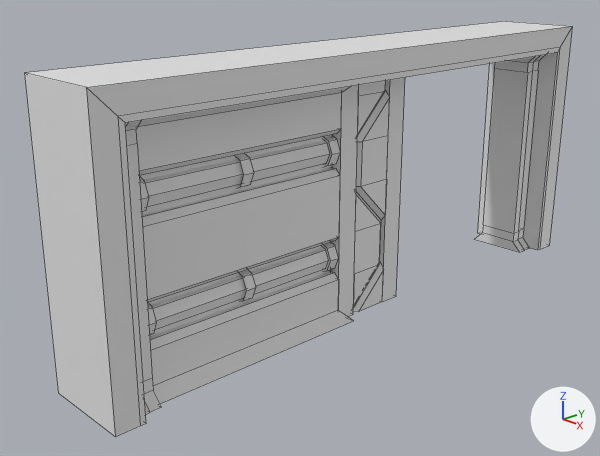
One commit to the Blender file blender_saves/doors/crimdoorlarge.blend: the scene before it, then after it.
Rendered twice from a camera (50 mm lens) standing at (6.1, -6.59, 4.02) and looking at (-0.3, -0.57, 1.01). The axes (+X, +Y, +Z) are drawn at lower right. The lights are the same throughout. The picture after the commit comes second. Mesh edges are drawn as thin lines.
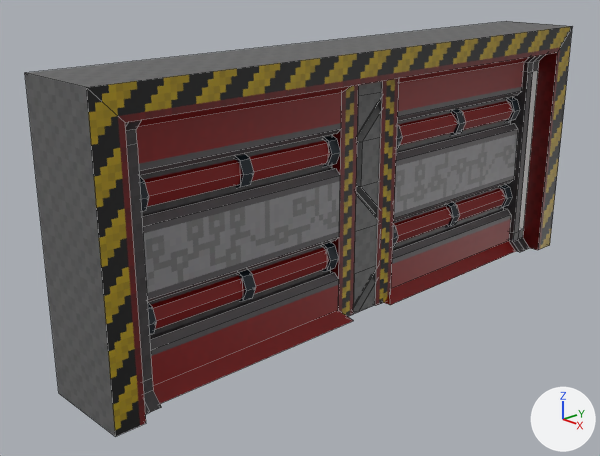
Not visible in the pictures: 'Plane'.

Changed parts and their boxes [x1, y1, x2, y2] in the pictures (600 x 456 px):
'Cube.004', reshaped, recoloured (mostly hidden before)
    before: [139, 135, 333, 336]
    after: [384, 58, 528, 305]
'Cylinder.001', added (red)
    after: [393, 97, 520, 247]
'Cube.006', added
    after: [372, 79, 399, 306]
'Cube.002', recoloured (white to grey)
    both: [353, 105, 381, 312]
'Cube', deleted
    before: [380, 78, 405, 302]
'Cube.003', recoloured (white to grey)
    both: [354, 82, 381, 306]
part 1 of me_cube_001, reshaped
    both: [86, 26, 572, 437]
part 2 of me_cube_001, recoloured
    both: [25, 21, 570, 436]
part 3 of me_cube_002, recoloured
    both: [126, 55, 545, 414]
part 4 of me_cube_005, recoloured (darker)
    both: [331, 85, 359, 317]
part 5 of me_cube_009, reshaped (mostly hidden)
    after: [139, 135, 333, 336]
part 6 of me_cube_009, recoloured (darker)
    both: [136, 86, 353, 404]
part 7 of me_cylinder, recoloured (white to red)
    both: [139, 136, 340, 334]

The change, as a diff of the scene's bpy script:
```diff
--- a/blender_saves/doors/crimdoorlarge.blend.py
+++ b/blender_saves/doors/crimdoorlarge.blend.py
@@ me_cube_001 @@
-me_cube_001.from_pydata(...)  # 24 vertices, 22 faces; spans x -0.5..0.5, y -3.5..3.5, z 0.0..3.0
+me_cube_001.from_pydata(...)  # 16 vertices, 14 faces; spans x -0.5..0.5, y -3.5..3.5, z 0.0..3.0
+# me_cube_001 part 1
+# 8 vertices are removed from x -0.5..0.5, y -3.25..3.25, z 0.0..2.75
+# 16 faces are deleted
+# 8 new faces join them
+# me_cube_001 part 2: 6 faces spanning x -0.5..0.5, y -3.5..3.5, z 0.0..3.0 switch from no material to mat_material (picture img_texture_png)
@@ me_cube_002 @@
 me_cube_002.from_pydata(...)  # 72 vertices, 64 faces; spans x -0.38..0.38, y -3.19..3.19, z 0.0..2.69
+# me_cube_002 part 3: 64 faces spanning x -0.38..0.38, y -3.19..3.19, z 0.0..2.69 switch from no material to mat_material (picture img_texture_png)
@@ me_cube_005 @@
-me_cube_005.from_pydata(...)  # 8 vertices, 6 faces; spans x -0.19..0.19, y -0.44..-0.19, z 0.0..2.69
+me_cube_005.from_pydata(...)  # 8 vertices, 5 faces; spans x -0.19..0.19, y -0.44..-0.19, z 0.0..2.69
+# me_cube_005 part 4: 5 faces spanning x -0.19..0.19, y -0.44..-0.19, z 0.0..2.69 switch from no material to mat_material (picture img_texture_png)
+# edits to the shape of me_cube_005 do not show in these pictures
@@ me_cube_006 @@
 me_cube_006.from_pydata(...)  # 30 vertices, 20 faces; spans x -0.19..0.19, y -0.19..0.31, z 0.0..2.5
+me_cube_006.materials.append(mat_material)  # picture img_texture_png
@@ me_cube_007 @@
 me_cube_007.from_pydata(...)  # 36 vertices, 25 faces; spans x -0.19..0.19, y -0.19..0.31, z 0.0..2.69
+me_cube_007.materials.append(mat_material)  # picture img_texture_png
@@ me_cube_008 @@
-me_cube_008.from_pydata(...)  # 8 vertices, 6 faces; spans x -0.06..0.06, y -2.94..-0.44, z 0.0..2.69
+me_cube_008.from_pydata(...)  # 56 vertices, 28 faces; spans x -0.31..0.31, y 0.31..2.94, z 0.0..2.69
+# me_cube_008 part 8: the whole mesh is rebuilt
+me_cube_008.materials.append(mat_material)  # picture img_texture_png
@@ me_cube_009 @@
-me_cube_009.from_pydata(...)  # 48 vertices, 42 faces; spans x -0.31..0.31, y -2.94..-0.31, z 0.0..2.69
+me_cube_009.from_pydata(...)  # 56 vertices, 28 faces; spans x -0.31..0.31, y -2.94..-0.31, z 0.0..2.69
+# me_cube_009 part 5
+# 16 faces are deleted
+# 8 vertices are added at x -0.06..0.06, y -2.94..-0.44, z 0.0..2.69
+# 2 new faces join them
+# me_cube_009 part 6: 26 faces spanning x -0.31..0.31, y -2.94..-0.31, z 0.0..2.69 switch from no material to mat_material (picture img_texture_png)
@@ me_cylinder @@
-me_cylinder.from_pydata(...)  # 128 vertices, 70 faces; spans x -0.18..0.18, y -2.94..-0.44, z 0.57..2.12
+me_cylinder.from_pydata(...)  # 128 vertices, 104 faces; spans x -0.18..0.18, y -2.94..-0.44, z 0.57..2.12
+# me_cylinder part 7: 64 faces spanning x -0.18..0.18, y -2.94..-0.44, z 0.57..2.12 switch from no material to mat_material (picture img_texture_png)
@@ ob_cube @@
-ob_cube = bpy.data.objects.new('Cube', me_cube_004)
@@ ob_cylinder_001 @@
+ob_cylinder_001 = bpy.data.objects.new('Cylinder.001', me_cylinder_001)  # 128 vertices, 104 faces; spans x -0.18..0.18, y 0.44..2.94, z 0.57..2.12; in mat_material (picture img_texture_png)
+ob_cylinder_001.location = (0.0, 0.0, 0.0)
@@ ob_cube_006 @@
+ob_cube_006 = bpy.data.objects.new('Cube.006', me_cube_011)  # 8 vertices, 5 faces; spans x -0.17..0.22, y 0.17..0.45, z 0.0..2.69; in mat_material (picture img_texture_png)
+ob_cube_006.location = (0.0, 0.0, 0.0)
@@ ob_plane @@
+ob_plane = bpy.data.objects.new('Plane', me_plane)  # 4 vertices, 1 face; spans x -0.19..0.19, y -2.94..2.94, z 0.0; in mat_material (picture img_texture_png)
+ob_plane.location = (0.0, 0.0, 0.0)
```
